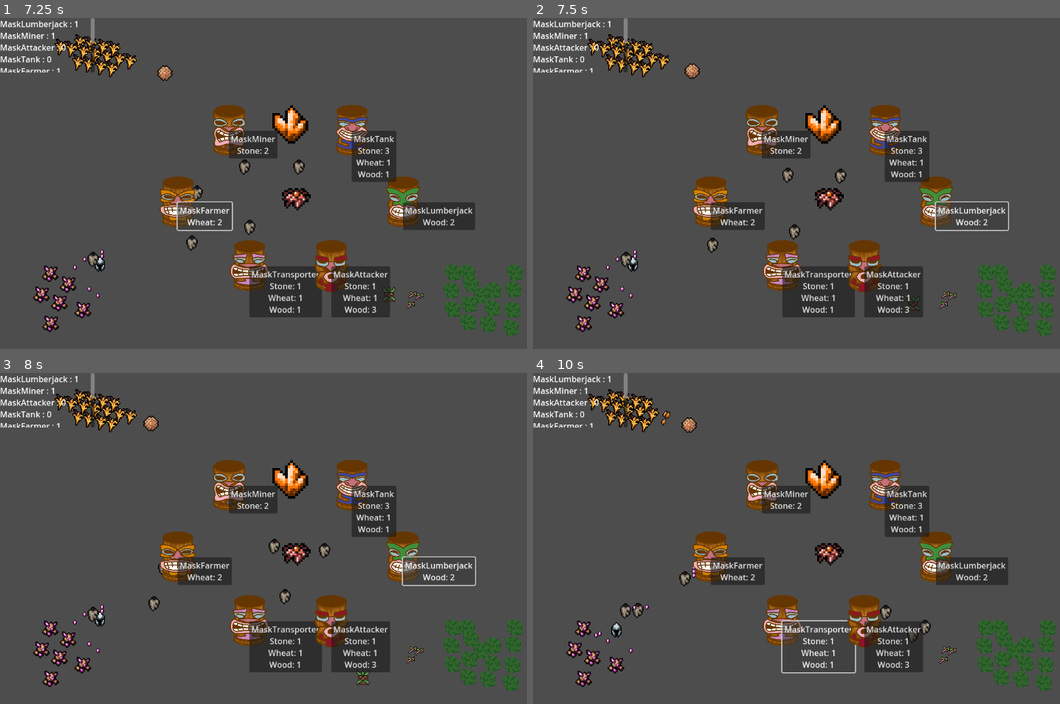
Above: before the commit, frames 1-4 (two rows, left to right).
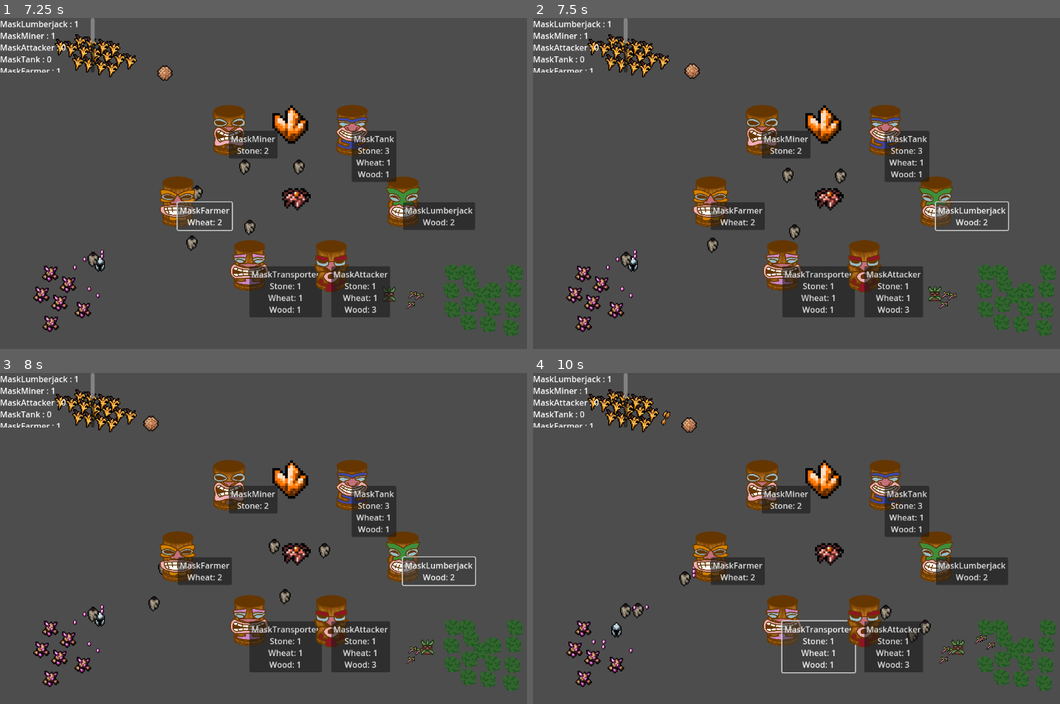
Above: after the commit, the same moments.

Repository: Kayno0o/gwj-86-godot
Game: Godot game, scene res://stages/game/game.tscn
Two runs of this game, one before a commit and one after it. Both use one fixed random seed, a clock stepped at 60 frames per second and the inputs below.
Inputs:
- Up to frame 1 (7.25 s): click "MaskTransporter Stone: 1 Whea…" at 0.5 s; click "MaskAttacker Stone: 1 Wheat: …" at 1.25 s; click "MaskFarmer Wheat: 2" at 2 s; click "MaskLumberjack Wood: 2" at 2.75 s; click "MaskTank Stone: 3 Wheat: 1 Wo…" at 3.5 s; click "MaskMiner Stone: 2" at 4.25 s; click "MaskTransporter Stone: 1 Whea…" at 5 s; click "MaskAttacker Stone: 1 Wheat: …" at 5.75 s; click "MaskFarmer Wheat: 2" at 6.5 s
- Up to frame 2 (7.5 s): click "MaskLumberjack Wood: 2" at 7.25 s
- Up to frame 3 (8 s): no input
- Up to frame 4 (10 s): click "MaskTank Stone: 3 Wheat: 1 Wo…" at 8 s; click "MaskMiner Stone: 2" at 8.75 s; click "MaskTransporter Stone: 1 Whea…" at 9.5 s

Frame 1 is identical in both runs. In frame 2, 0.1% of the frame differs, in the area x 71-78%, y 80-88%; in frame 3, 0.2%; in frame 4, 0.3%, in the area x 11-88%, y 77-86%.

Commit message:
chore: remove villain from game

Diff:
--- a/stages/game/game.tscn
+++ b/stages/game/game.tscn
@@ -12,7 +12,6 @@
 [ext_resource type="PackedScene" uid="uid://chlm7ig6hfol0" path="res://entities/mask/mask_white/mask_white.tscn" id="10_w77vm"]
 [ext_resource type="PackedScene" uid="uid://cwy0xgki0ltex" path="res://stages/gamemaster/gamemaster.tscn" id="11_51ysb"]
 [ext_resource type="Script" uid="uid://b6lpseqjnwf7c" path="res://stages/game/test_inventory.gd" id="12_3saht"]
-[ext_resource type="PackedScene" uid="uid://bawyj38vr3rwc" path="res://entities/villains/strong/strong.tscn" id="13_5ve2p"]
 [ext_resource type="PackedScene" uid="uid://kchp3v55avod" path="res://props/fire/fire.tscn" id="14_js6n3"]
 
 [node name="Node2D" type="Node2D"]
@@ -185,29 +184,5 @@
 offset_bottom = 107.0
 script = ExtResource("12_3saht")
 
-[node name="Villain" parent="." instance=ExtResource("13_5ve2p")]
-position = Vector2(455, 1121)
-
-[node name="Villain2" parent="." instance=ExtResource("13_5ve2p")]
-position = Vector2(451, 1088)
-
-[node name="Villain3" parent="." instance=ExtResource("13_5ve2p")]
-position = Vector2(527, 1124)
-
-[node name="Villain4" parent="." instance=ExtResource("13_5ve2p")]
-position = Vector2(493, 1120)
-
-[node name="Villain5" parent="." instance=ExtResource("13_5ve2p")]
-position = Vector2(568, 1118)
-
-[node name="Villain6" parent="." instance=ExtResource("13_5ve2p")]
-position = Vector2(564, 1085)
-
-[node name="Villain7" parent="." instance=ExtResource("13_5ve2p")]
-position = Vector2(640, 1121)
-
-[node name="Villain8" parent="." instance=ExtResource("13_5ve2p")]
-position = Vector2(606, 1117)
-
 [node name="Fire" parent="." instance=ExtResource("14_js6n3")]
 position = Vector2(579, 357)
Not shown: 1 places in stages/game/game.tscn that only renumber resources
